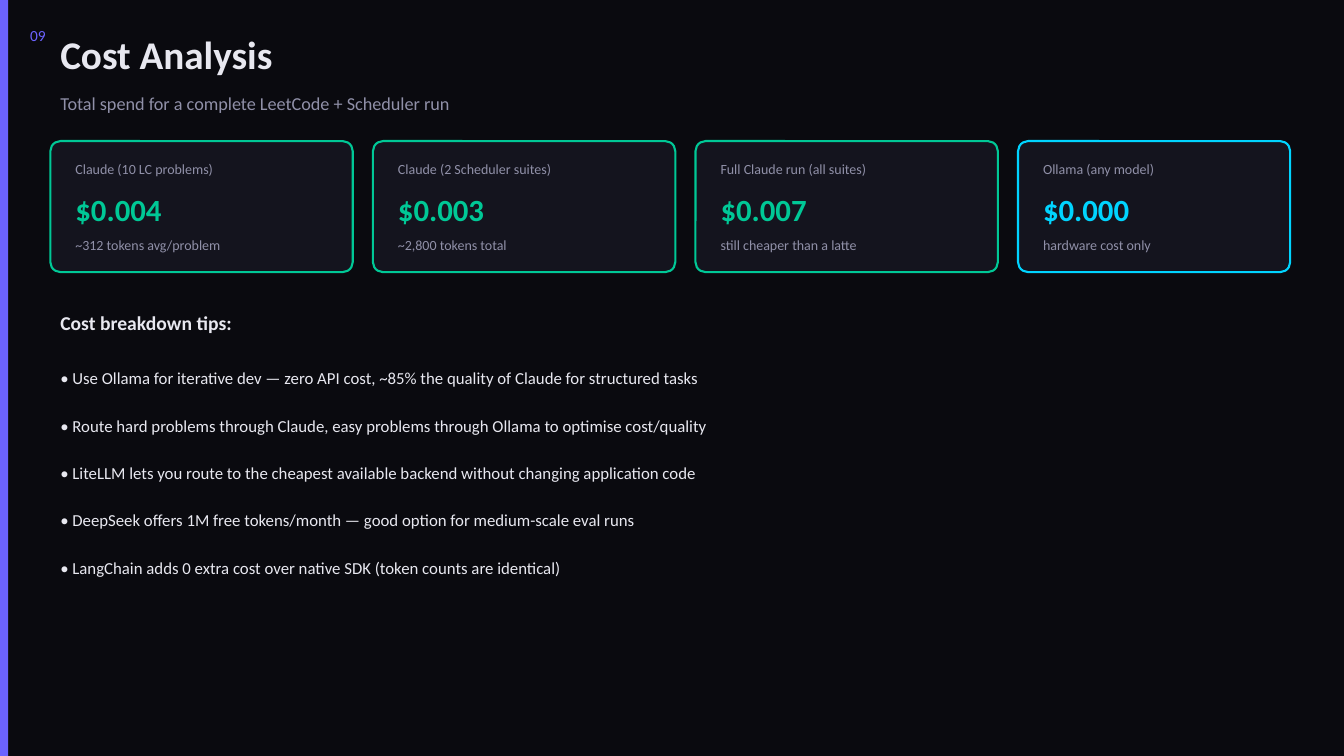
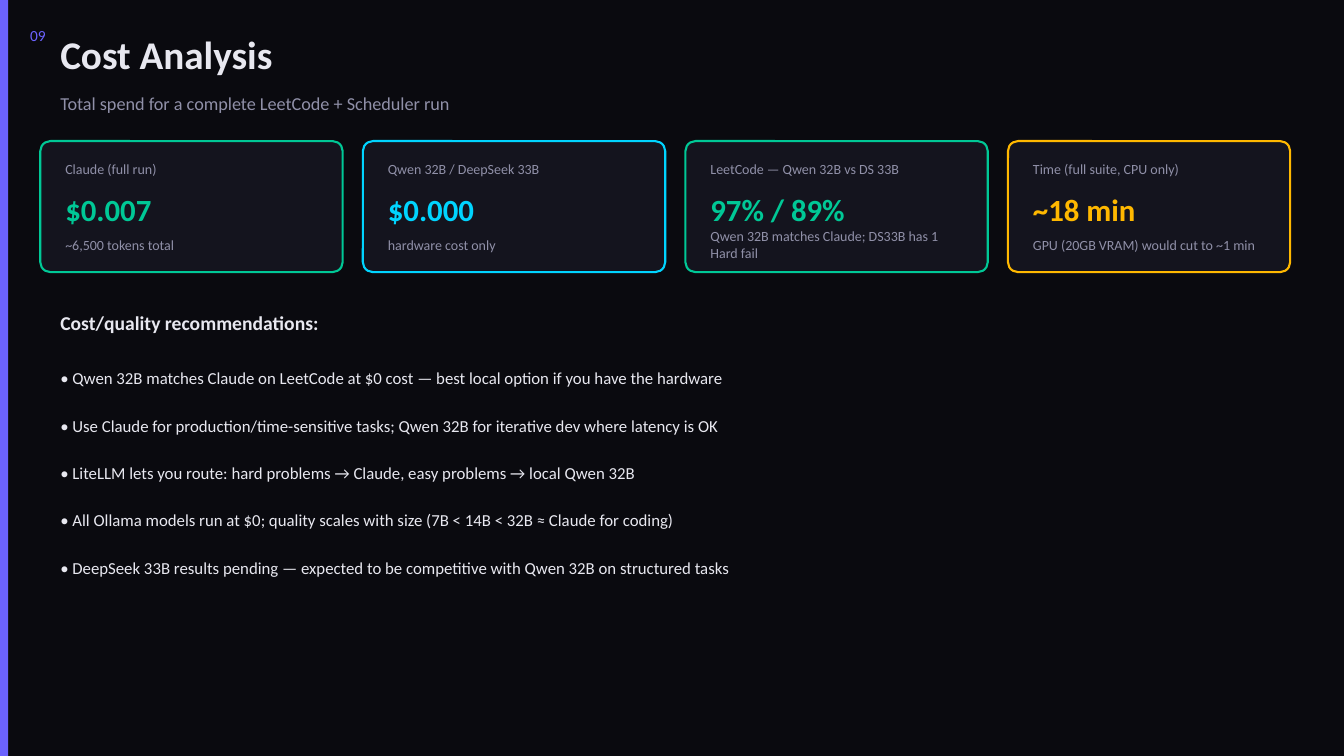
Before and after one commit to dhir-man/Claude-Trading-Bot, a slide deck: slide 9 of LLM-Coding-Eval-Report.pptx. Drawn at 1344x756 pixels with LibreOffice and Linux fonts; fonts in the diff are those of the drawing. Boxes give left, top, right and bottom in pixels: in the first picture for what was removed or moved away, otherwise in the second. Text is boxed around its words. In the diff, an @@ line names an element or a change of style, - is before the commit and + after.

```diff
--- a/LLM-Coding-Eval-Report.pptx
+++ b/LLM-Coding-Eval-Report.pptx
@@ 3 rounded rectangles: place and size @@
-3 rounded rectangles at box(50, 141, 998, 272)
+3 rounded rectangles at box(40, 141, 988, 272)
@@ rounded rectangle at box(363, 141, 665, 272): outline #00C896 1.5 pt to #00D4FF 1.5 pt @@
@@ rounded rectangle: place and size @@
-rounded rectangle at box(1018, 141, 1291, 272)
+rounded rectangle at box(1008, 141, 1291, 272)
@@ rounded rectangle at box(1008, 141, 1291, 272): outline #00D4FF 1.5 pt to #FFB800 1.5 pt @@
@@ text at box(65, 164, 157, 176): text changed @@
-Claude (10 LC problems)
+Claude (full run)
@@ text at box(388, 164, 540, 176): text changed @@
-Claude (2 Scheduler suites)
+Qwen 32B / DeepSeek 33B
@@ text at box(710, 164, 899, 176): text changed @@
-Full Claude run (all suites)
+LeetCode — Qwen 32B vs DS 33B
@@ text at box(1033, 164, 1178, 176): text changed @@
-Ollama (any model)
+Time (full suite, CPU only)
@@ text at box(65, 201, 151, 225): text changed @@
-$0.004
+$0.007
@@ text at box(388, 201, 474, 225): text changed; text colour #00C896 to #00D4FF @@
-$0.003
+$0.000
@@ text at box(710, 199, 845, 221): text changed @@
-$0.007
+97% / 89%
@@ text at box(1033, 199, 1135, 222): text changed; text colour #00D4FF to #FFB800 @@
-$0.000
+~18 min
@@ text at box(710, 231, 938, 258): text changed @@
-still cheaper than a latte
+Qwen 32B matches Claude; DS33B has 1 Hard fail
@@ text at box(65, 240, 174, 252): text changed @@
-~312 tokens avg/problem
+~6,500 tokens total
@@ text at box(388, 240, 495, 252): text changed @@
-~2,800 tokens total
+hardware cost only
@@ text at box(1033, 240, 1255, 252): text changed @@
-hardware cost only
+GPU (20GB VRAM) would cut to ~1 min
@@ text at box(60, 316, 319, 333): text changed @@
-Cost breakdown tips:
+Cost/quality recommendations:
@@ text at box(72, 372, 722, 387): text changed @@
-• Use Ollama for iterative dev — zero API cost, ~85% the quality of Claude for structured tasks
+• Qwen 32B matches Claude on LeetCode at $0 cost — best local option if you have the hardware
@@ text at box(72, 420, 718, 435): text changed @@
-• Route hard problems through Claude, easy problems through Ollama to optimise cost/quality
+• Use Claude for production/time-sensitive tasks; Qwen 32B for iterative dev where latency is OK
@@ text at box(72, 467, 635, 482): text changed @@
-• LiteLLM lets you route to the cheapest available backend without changing application code
+• LiteLLM lets you route: hard problems → Claude, easy problems → local Qwen 32B
@@ text at box(72, 514, 673, 529): text changed @@
-• DeepSeek offers 1M free tokens/month — good option for medium-scale eval runs
+• All Ollama models run at $0; quality scales with size (7B < 14B < 32B ≈ Claude for coding)
@@ text at box(72, 562, 729, 577): text changed @@
-• LangChain adds 0 extra cost over native SDK (token counts are identical)
+• DeepSeek 33B results pending — expected to be competitive with Qwen 32B on structured tasks
```
Also in this commit, not shown: 6 other slides changed, 3 slides added, 3 slides removed, 5 other files.
